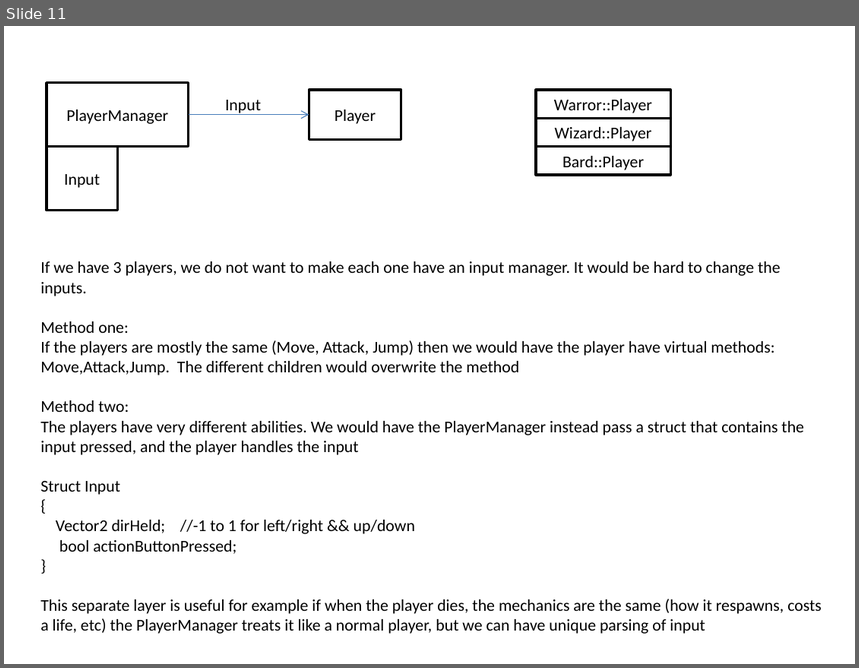
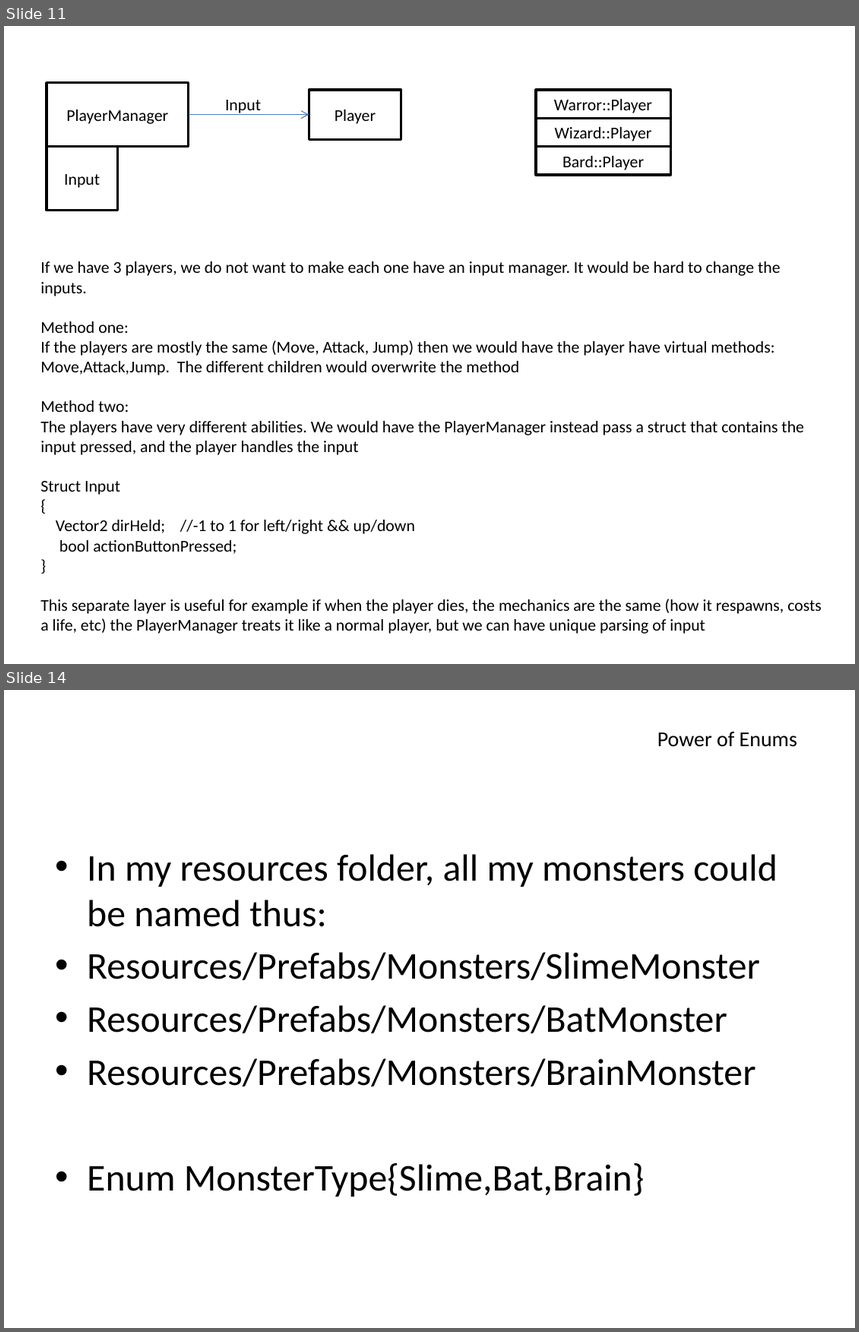
Before and after one commit to mattstg/GoopSoupV2, a slide deck: Docs/FlowPresentation.pptx. Shown one above the other, each under a label of ours: slide 11 before the commit, slides 11 and 14 after it; the slides between them are not shown. The pictures are 859x668 and 859x1332 pixels, drawn with LibreOffice and Linux fonts; fonts in the diff are those of the drawing. Boxes give left, top, right and bottom in pixels: in the first picture for what was removed or moved away, otherwise in the second. Text is boxed around its words. In the diff, an @@ line names an element or a change of style, - is before the commit and + after.

```diff
--- a/Docs/FlowPresentation.pptx
+++ b/Docs/FlowPresentation.pptx
@@ slide 14 added at box(4, 690, 855, 1328), background #FFFFFF @@
@@ title added at box(658, 731, 797, 747), 18 pt, text #000000 @@
+Power of Enums
@@ text added at box(87, 854, 778, 1197), 32 pt, text #000000 @@
+• In my resources folder, all my monsters could be named thus:
+• Resources/Prefabs/Monsters/SlimeMonster
+• Resources/Prefabs/Monsters/BatMonster
+• Resources/Prefabs/Monsters/BrainMonster
+• Enum MonsterType{Slime,Bat,Brain}
```
Also in this commit, not shown: 12 other slides added, 6 other files.
